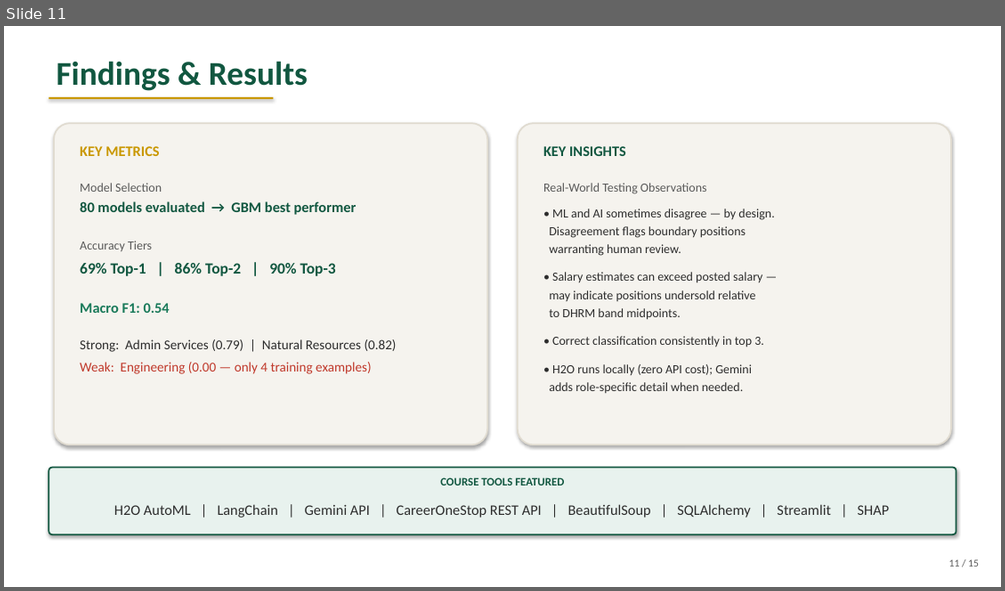
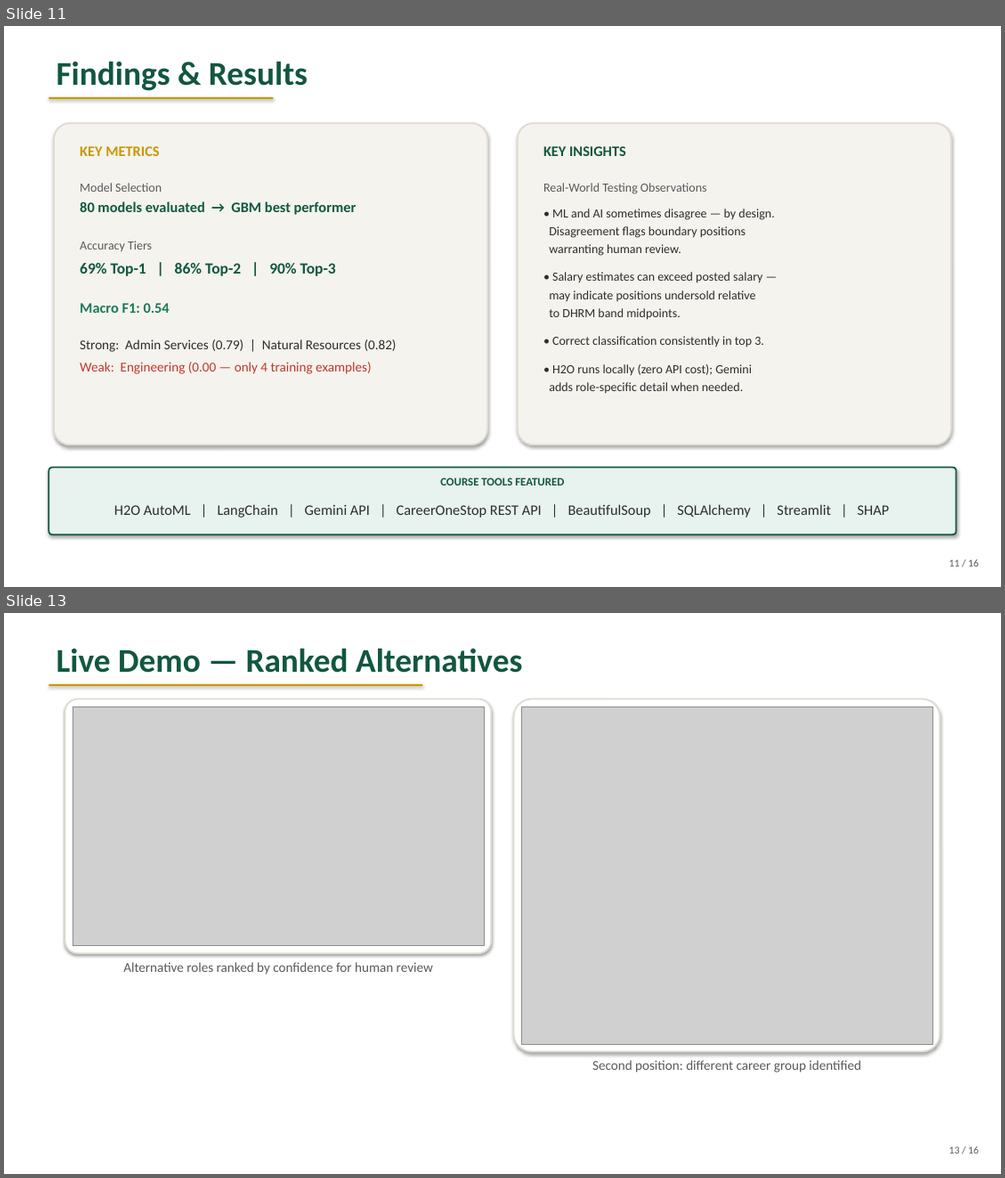
Before and after one commit to MSBA-Spring2026-Team-7/GRIFFIN-HR-Classification, a slide deck: ppt/GRIFFIN_BigData_Presentation.pptx. Shown one above the other, each under a label of ours: slide 11 before the commit, slides 11 and 13 after it; the slides between them are not shown. The pictures are 1005x591 and 1005x1178 pixels, drawn with LibreOffice and Linux fonts; fonts in the diff are those of the drawing; grey boxes stand for pictures. Boxes give left, top, right and bottom in pixels: in the first picture for what was removed or moved away, otherwise in the second. Text is boxed around its words. In the diff, an @@ line names an element or a change of style, - is before the commit and + after.

```diff
--- a/ppt/GRIFFIN_BigData_Presentation.pptx
+++ b/ppt/GRIFFIN_BigData_Presentation.pptx
@@ slide 13 added at [4,613,1001,1174], background #FFFFFF @@
@@ text added at [57,648,522,673], 32 pt, text #115740, bold @@
+Live Demo — Ranked Alternatives
@@ rectangle added at [48,684,423,686], fill #C99700 @@
@@ rounded rectangle added at [65,699,492,953], fill #FFFFFF, outline #E0DBD0 1.5 pt @@
@@ picture added at [73,706,484,946] @@
@@ rounded rectangle added at [514,699,940,1051], fill #FFFFFF, outline #E0DBD0 1.5 pt @@
@@ picture added at [521,706,933,1044] @@
@@ text added at [123,962,433,974], 13 pt, text #5A5A5A @@
+Alternative roles ranked by confidence for human review
@@ text added at [592,1060,861,1072], 13 pt, text #5A5A5A @@
+Second position: different career group identified
@@ text added at [949,1146,979,1153], 10 pt, text #5A5A5A @@
+13 / 16
@@ slide 11 changed as well @@
@@ text at [949,559,979,566]: text changed @@
-11 / 15
+11 / 16
```
Also in this commit, not shown: 13 other slides changed, 1 other slide added, 1 slide removed, 3 other files.
